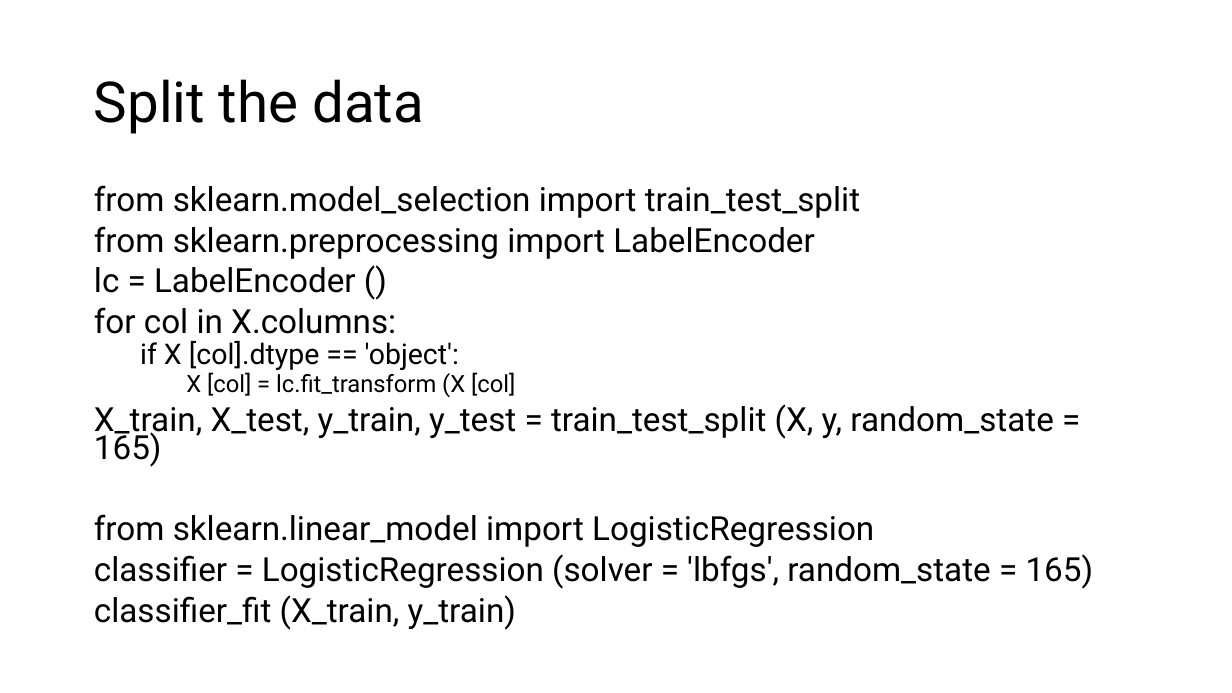
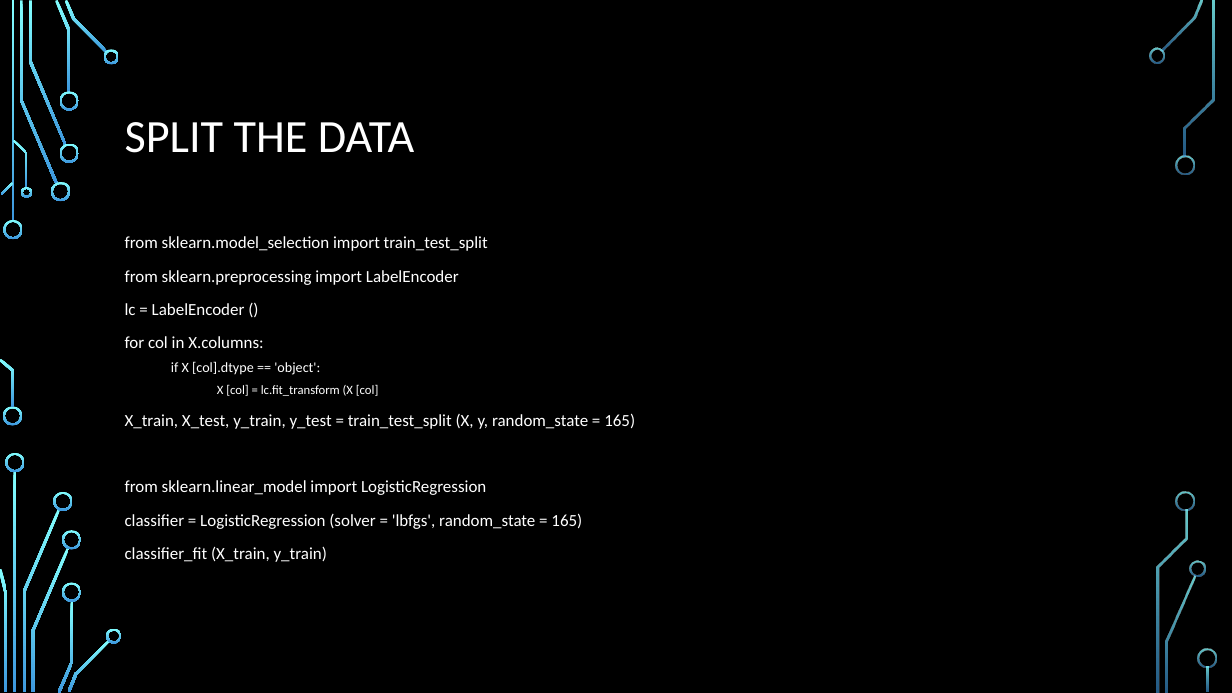
Before and after one commit to ddaniel2024/Project-4, a slide deck: slide 11 of Employee Attrition Prediction Presentation.pptx (slide 8 before the commit). Drawn at 1232x693 pixels with LibreOffice and Linux fonts; fonts in the diff are those of the drawing; background and template pictures are left out. Boxes give left, top, right and bottom in pixels: in the first picture for what was removed or moved away, otherwise in the second. Text is boxed around its words. In the diff, an @@ line names an element or a change of style, - is before the commit and + after.

```diff
--- a/Employee Attrition Prediction Presentation.pptx
+++ b/Employee Attrition Prediction Presentation.pptx
@@ background #FFFFFF to picture (left out) @@
@@ title at <box>125,122,415,153</box>: text changed; size 44 to 36 pt; font Roboto to Calibri; text colour #000000 to #FFFFFF @@
-Split the data
+SPLIT THE DATA
@@ text "from sklearn.model_selection import train_test_split": place and size @@
-text "from sklearn.model_selection import train_test_split" at <box>94,185,1094,630</box>
+text "from sklearn.model_selection import train_test_split" at <box>125,236,635,562</box>
@@ text "from sklearn.model_selection import train_test_split" at <box>125,236,635,562</box>: size 25.9 to 13.2 pt in "from sklearn.model_selection import train_test_split", "from sklearn.preprocessing import LabelEncoder", "lc = LabelEncoder ()", "for col in X.columns:" and 4 more places; font Roboto to Calibri, text colour #000000 to #FFFFFF; size 22.2 to 11 pt in "if X [col].dtype == 'object':"; size 18.5 to 9.9 pt in "X [col] = lc.fit_transform (X [col]"; line spacing 0.7 to 1 @@
@@ group added at <box>0,0,1217,693</box>: 33 freeform shapes, 3 rectangles @@
```
Also in this commit, not shown: 13 other slides changed, 4 slides added, 2 slides removed, 1 other file.
